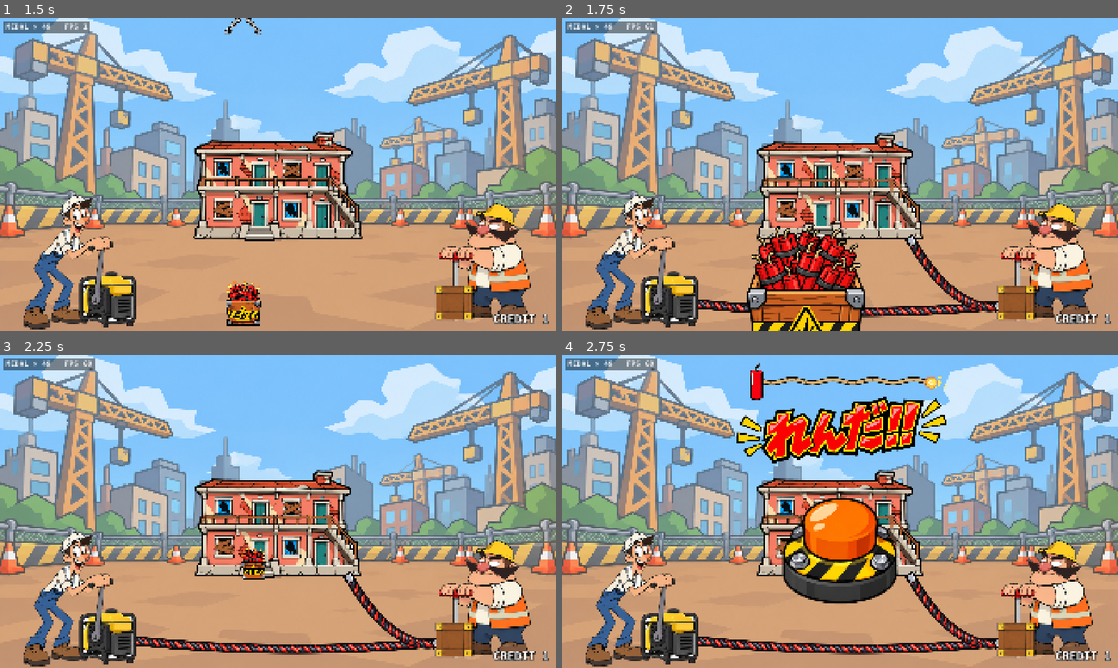
Above: before the commit, frames 1-4 (two rows, left to right).
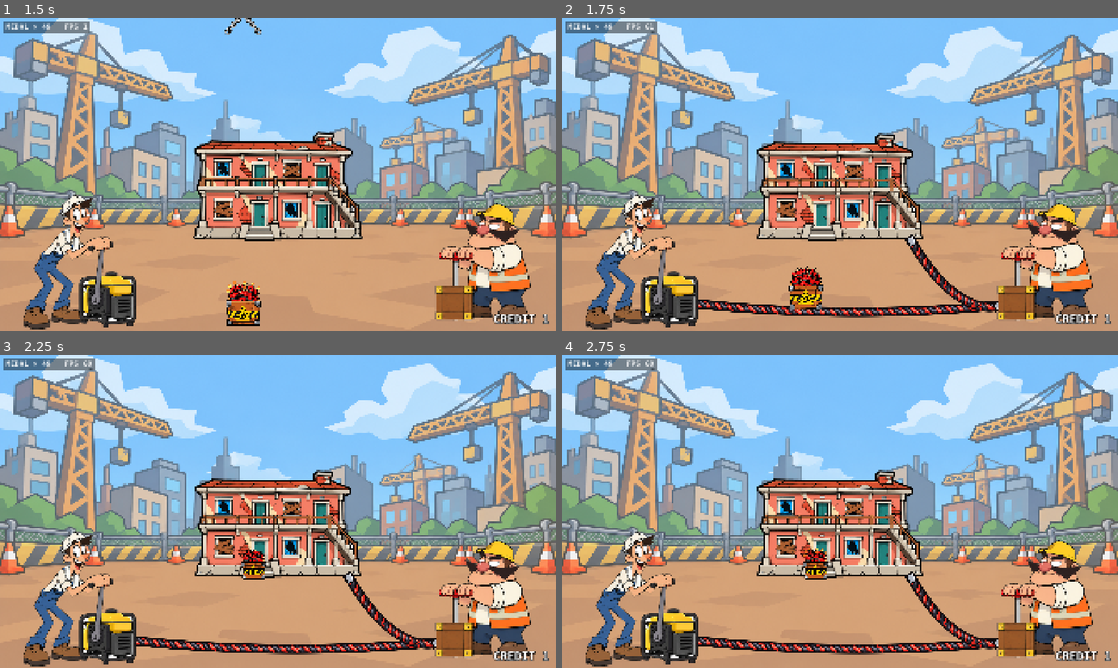
Above: after the commit, the same moments.

Repository: THEToilet/jari-medal-godot
Game: Godot game, scene res://scenes/main.tscn
Two runs of this game, one before a commit and one after it. Both use one fixed random seed, a clock stepped at 60 frames per second and the inputs below.
Inputs (mouse positions are in pixels of both pictures, inside the frame that each line leads up to):
- Up to frame 1 (1.5 s): tap Enter at 0.5 s; move the mouse to (400, 158) at 0.52 s; hold C (coin) 0.53-1.28 s; click (400, 158) at 0.67 s; move the mouse to (166, 190) at 1.27 s; tap Space (tap) at 1.35 s; click (166, 190) at 1.42 s
- Up to frame 2 (1.75 s): no input
- Up to frame 3 (2.25 s): move the mouse to (333, 442) at 2.02 s; tap Enter at 2.1 s; click (333, 442) at 2.17 s
- Up to frame 4 (2.75 s): no input

Frame 1 is identical in both runs. In frame 2, 5.8% of the frame differs, in the area x 33-55%, y 66-100%; in frame 3, less than 0.1%; in frame 4, 11%, in the area x 31-70%, y 2-80%.

Commit message:
ダイナマイト箱がビルの足元へ1個ずつ山なりに跳んで、着地でつぶれる動きに
Co-Authored-By: Claude Opus 5.5 <noreply@anthropic.com>
Claude-Session: https://claude.ai/code/session_01EELGvtKJpMHAwYAc1xVS7Q

Diff:
--- a/scripts/demolition_cabinet.gd
+++ b/scripts/demolition_cabinet.gd
@@ -858,6 +858,9 @@
 const CRATE_RIM_Y := 0.437
 const HOOK_CHAIN_H := 46.0     # フックから箱の上面までのチェーンの長さ
 const HOOK_DOWN := 0.42        # フックが降りてくる時間
+const FLY_TIME := 0.42         # 箱がビルの足元へ跳ぶ時間
+const FLY_GAP := 0.11          # 1個ずつ跳ぶ間隔
+const FLY_ARC := 170.0         # 跳ぶ高さ
 
 
 ## 山積みの i 番目の位置（下の段から左詰め）
@@ -973,6 +976,19 @@
 			lbl_big.visible = false)
 
 
+## ビルの足元に跳んできた箱の着地（小さくドスッ）
+func _land_crate(f: Sprite2D, i: int) -> void:
+	f.rotation = 0.0
+	Sfx.play_pitch("thud", 1.25 + i * 0.03, -8.0)
+	_shake(3.0, 0.12)
+	var base: Vector2 = f.scale
+	var half: float = f.texture.get_height() / 2.0
+	var tw := f.create_tween()
+	tw.tween_method(func(v: float) -> void:
+		f.scale = Vector2(base.x * (2.0 - v), base.y * v)
+		f.offset.y = half * (1.0 / v - 1.0), 0.75, 1.0, 0.25).set_trans(Tween.TRANS_ELASTIC).set_ease(Tween.EASE_OUT)
+
+
 ## 着地でグシャッと潰れて戻る（足元は固定）
 func _squash(d: Node2D) -> void:
 	if not is_instance_valid(d):
@@ -1250,28 +1266,39 @@
 	cable_gen.visible = true
 	meter.visible = false   # 電気ゲージは出さない
 	cable.visible = true
-	# 画面下のダイナマイトがビルの足元へ飛んでいき、そこで転がって積もる
-	var bw: float = chosen.size().x * s
-	var fly := create_tween().set_parallel(true)
+	# 画面下のダイナマイト箱が、1個ずつピョンと山なりに跳んでビルの足元へ積まれる
 	var flyers: Array[Sprite2D] = []
+	var bs: float = BASE_STICK_H / RACK_H
+	var last: Tween = null
 	for d in rack:
 		var f := Sprite2D.new()
 		var src: Sprite2D = d.get_child(0)
 		f.texture = src.texture
 		f.scale = src.scale
-		f.global_transform = d.global_transform
+		f.global_position = d.global_position
 		f.z_index = 3 if flyers.size() >= 3 else 4
 		add_child(f)
+		var i: int = flyers.size()
 		flyers.append(f)
-		var to: Vector2 = _crate_slot(flyers.size() - 1, BASE_STICK_H, Vector2(CENTER_X, GROUND_Y + 4))
-		var bs: float = BASE_STICK_H / RACK_H
-		fly.tween_property(f, "global_position", to, 0.35).set_trans(Tween.TRANS_QUAD).set_ease(Tween.EASE_IN_OUT)
-		fly.tween_property(f, "scale", src.scale * bs, 0.35)
+		var from: Vector2 = f.global_position
+		var to: Vector2 = _crate_slot(i, BASE_STICK_H, Vector2(CENTER_X, GROUND_Y + 4))
+		var sc0: Vector2 = src.scale
+		var sc1: Vector2 = src.scale * bs
+		var spin: float = deg_to_rad(randf_range(-14, 14))
+		var jt := f.create_tween()
+		jt.tween_interval(i * FLY_GAP)
+		jt.tween_method(func(u: float) -> void:
+			f.global_position = from.lerp(to, u) + Vector2(0, -FLY_ARC * 4.0 * u * (1.0 - u))
+			f.scale = sc0.lerp(sc1, u)
+			f.rotation = spin * sin(u * PI), 0.0, 1.0, FLY_TIME).set_trans(Tween.TRANS_SINE).set_ease(Tween.EASE_IN_OUT)
+		jt.tween_callback(_land_crate.bind(f, i))
+		last = jt
 	for d in rack:
 		d.queue_free()
 	rack.clear()
-	if flyers.size() > 0:
-		await fly.finished
+	if last != null:
+		await last.finished
+		await get_tree().create_timer(0.25).timeout
 	for f in flyers:
 		var b: RigidBody2D = _make_stick(BASE_STICK_H, PIECE_LAYER)
 		b.freeze = true
